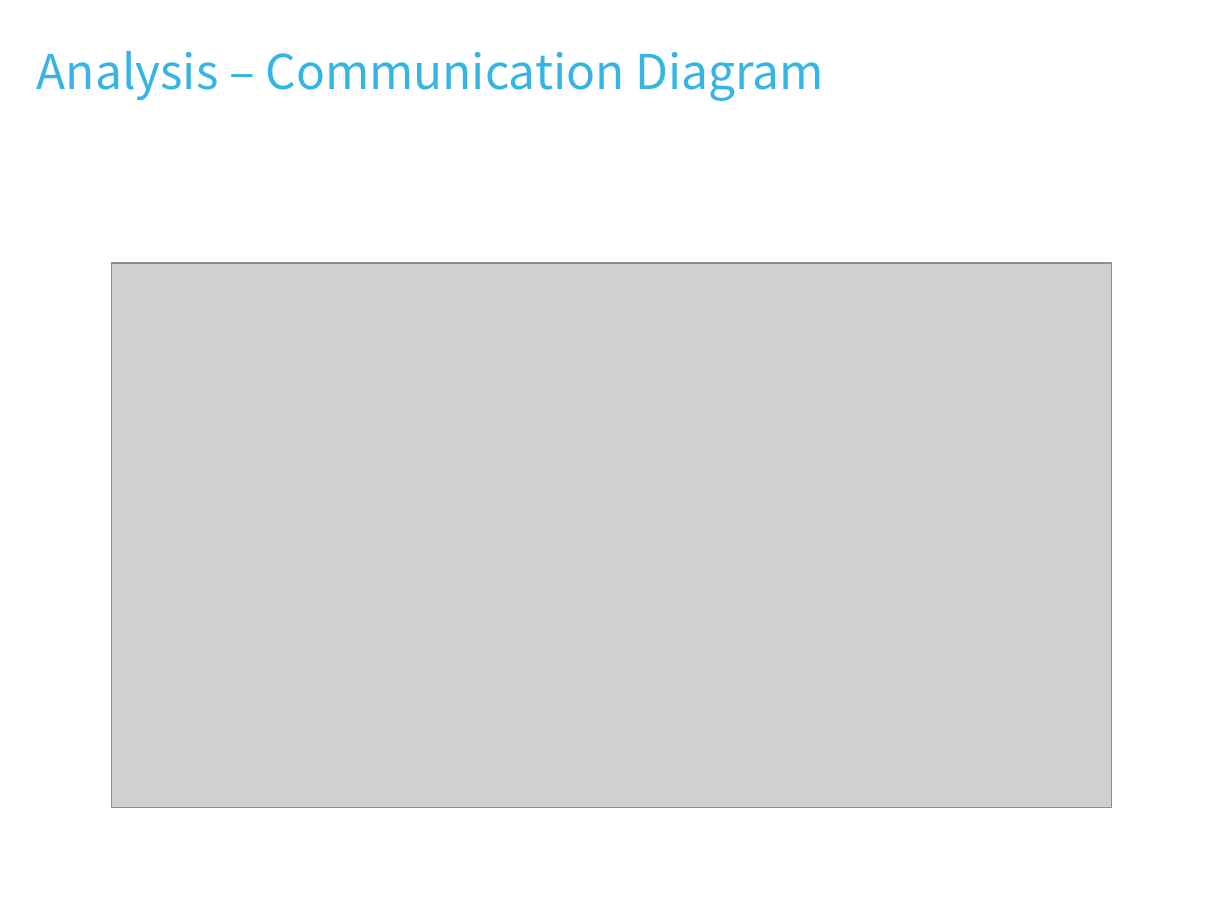
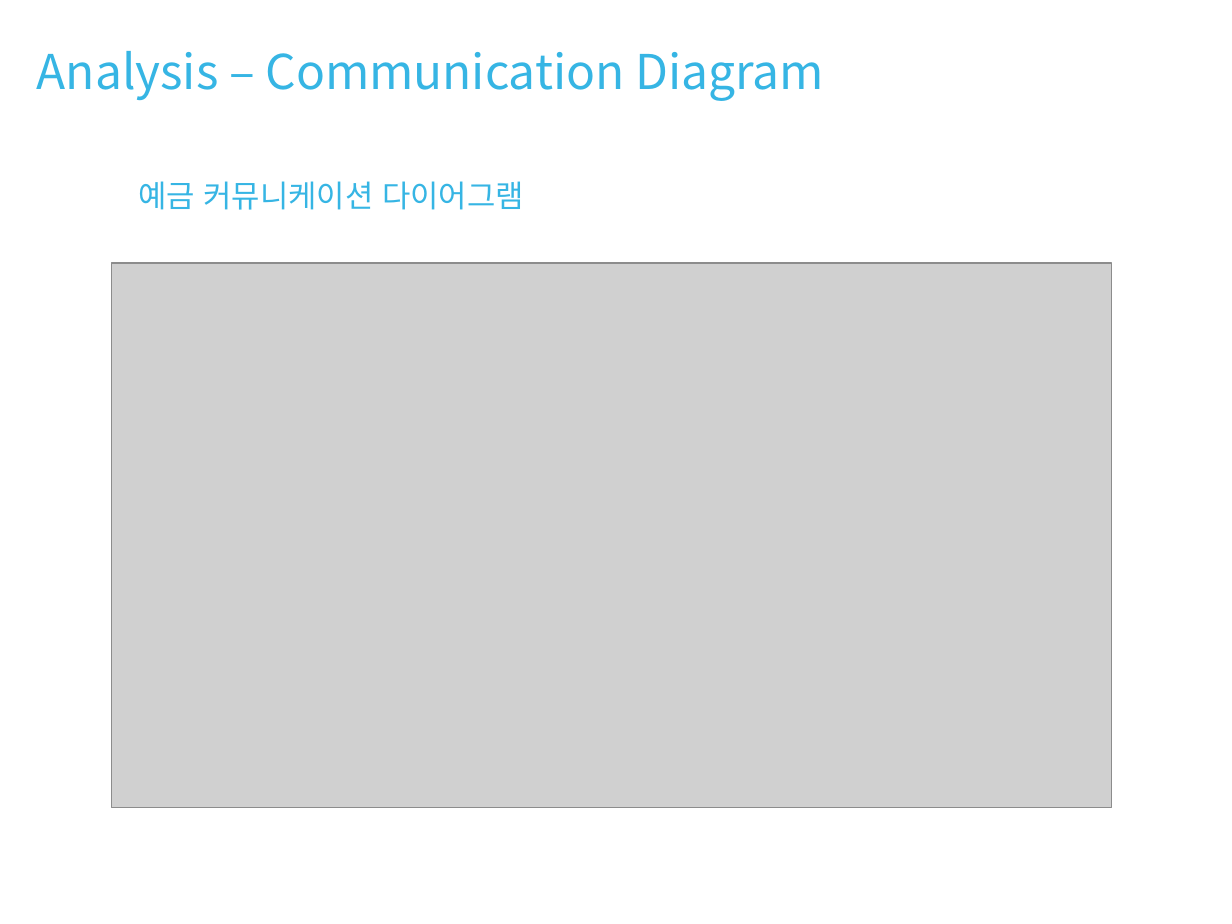
Before and after one commit to DavidKwon/ATMWith3tierArchitecture, a slide deck: slide 12 of ATM.pptx. Drawn at 1232x924 pixels with LibreOffice and Linux fonts; fonts in the diff are those of the drawing; grey boxes stand for pictures. Boxes give left, top, right and bottom in pixels: in the first picture for what was removed or moved away, otherwise in the second. Text is boxed around its words. In the diff, an @@ line names an element or a change of style, - is before the commit and + after.

```diff
--- a/ATM.pptx
+++ b/ATM.pptx
@@ text added at [138, 181, 524, 210], 18 pt, text #36B5E4 @@
+예금 커뮤니케이션 다이어그램
```
Also in this commit, not shown: 6 other slides changed, 7 slides added.
